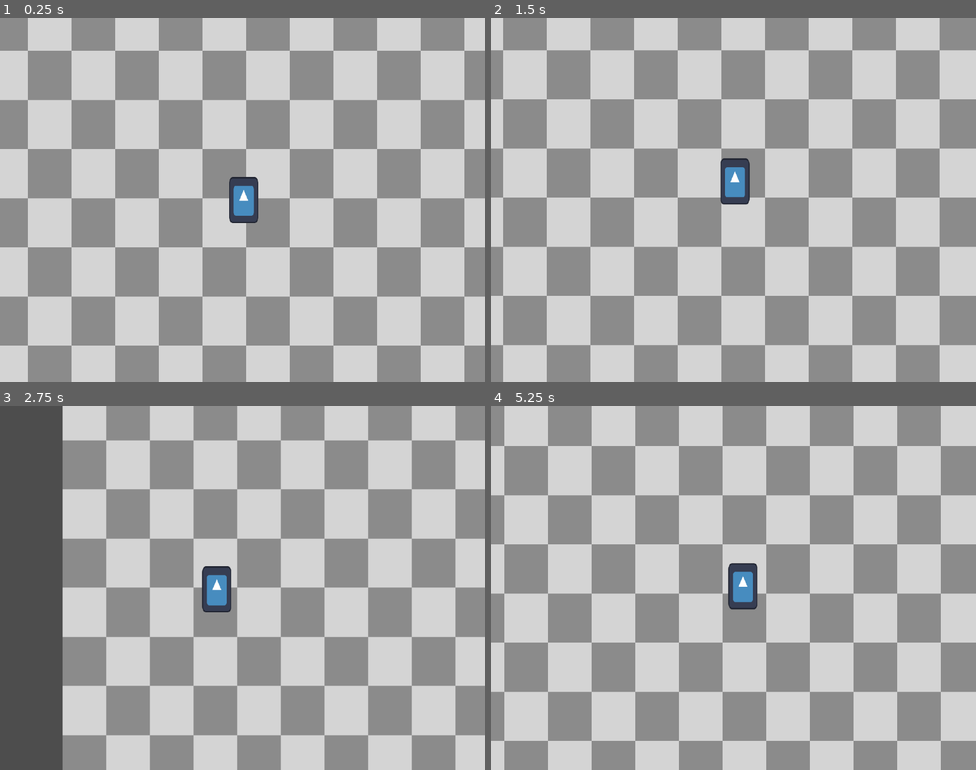
Above: before the commit, frames 1-4 (two rows, left to right).
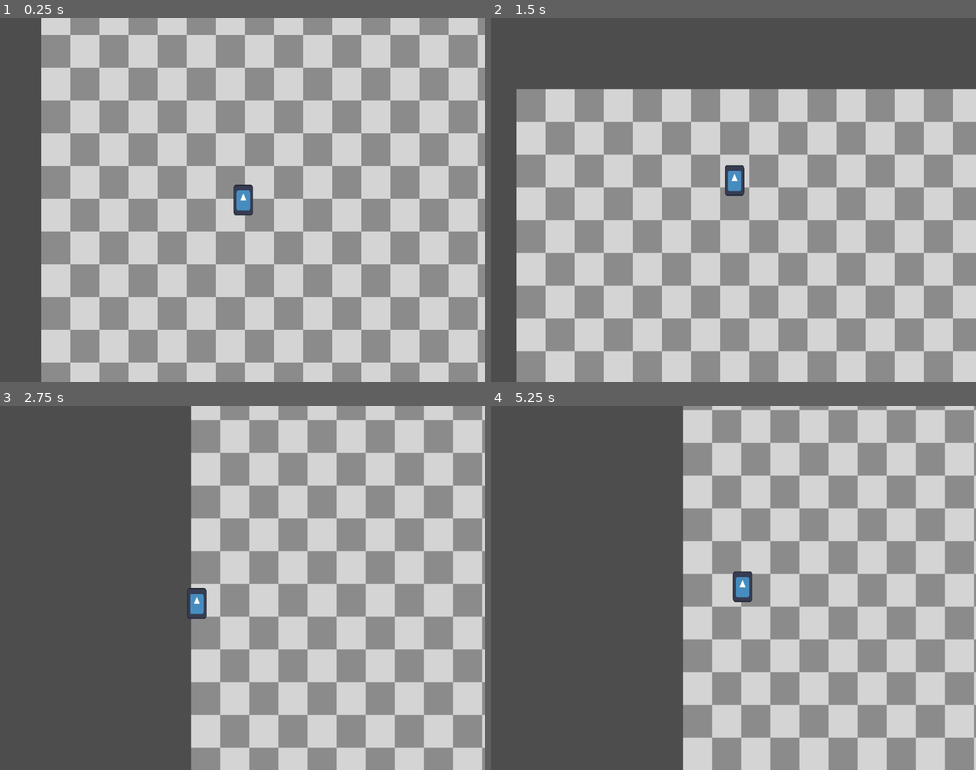
Above: after the commit, the same moments.

Repository: inukhann/AlpisteJam
Game: Godot game, scene res://scenes/map.tscn
The game is run twice, just before and just after one commit, with the same random seed, the same clock (stepped at 60 frames per second) and the same inputs. The engine's default icon, where the game draws it, is replaced by a stand-in: a white triangle on a blue panel in a dark square.
Inputs:
- Up to frame 1 (0.25 s): no input
- Up to frame 2 (1.5 s): hold Ctrl (DETACH_LEGS) 0.53-1.28 s; hold Right (MOVE_RIGHT) from 0.53 s (still down); tap Up (JUMP) at 0.77 s; tap E (DETACH_LIMBS) at 0.8, 1.35 s
- Up to frame 3 (2.75 s): tap Up (JUMP) at 1.52 s; tap Ctrl (DETACH_LEGS) at 1.55 s; release Right (MOVE_RIGHT) at 2.03 s; hold Left (MOVE_LEFT) from 2.03 s (still down); hold E (DETACH_LIMBS) from 2.03 s (still down); tap Shift (DASH) at 2.1 s
- Up to frame 4 (5.25 s): release Left (MOVE_LEFT) at 2.78 s; release E (DETACH_LIMBS) at 2.78 s; hold Right (MOVE_RIGHT) 2.78-4.28 s; tap Q (DETACH_HEAD) at 2.85 s; tap Up (JUMP) at 3.02, 3.77, 4.52 s; tap Ctrl (DETACH_LEGS) at 3.05, 4.55 s; hold Ctrl (DETACH_LEGS) 3.53-4.28 s; tap E (DETACH_LIMBS) at 3.8, 4.35 s; hold Left (MOVE_LEFT) 4.28-5.03 s; hold Right (MOVE_RIGHT) from 5.03 s (still down); hold Ctrl (DETACH_LEGS) from 5.03 s (still down)

The runs differ from the first frame. In frame 1, 55% of the frame differs, in the area x 0-100%, y 0-100%; in frame 2, 62%; in frame 3, 57%; in frame 4, 70%.

Commit message:
vars changed

Diff:
--- a/LimbPunk/scenes/Spark.tscn
+++ b/LimbPunk/scenes/Spark.tscn
@@ -18,7 +18,7 @@
 texture = ExtResource("2_mw2qc")
 
 [node name="Camera2D" type="Camera2D" parent="."]
-zoom = Vector2(3, 3)
+zoom = Vector2(2, 2)
 position_smoothing_enabled = true
 
 [node name="Fuel_timer" type="Timer" parent="."]
--- a/LimbPunk/scripts/spark.gd
+++ b/LimbPunk/scripts/spark.gd
@@ -4,8 +4,8 @@
 	NORMAL, ARMLESS, LEGLESS, LIMBLESS, BODYLESS
 }
 
-const base_velocity_x = 100
-const base_velocity_y = 200
+const base_velocity_x = 150
+const base_velocity_y = 300
 const GRAVITY = 10
 @onready var on_cooldown = false
 @onready var can_shoot = true
@@ -103,7 +103,7 @@
 		else:
 			velocity_mod_x = 0.5
 			char_state = Status.LEGLESS
-		velocity_mod_y = 2
+		velocity_mod_y = 1.5
 		#aqui mudaria algo da sprite, a ser feito ainda.
 
 func detach_head():
